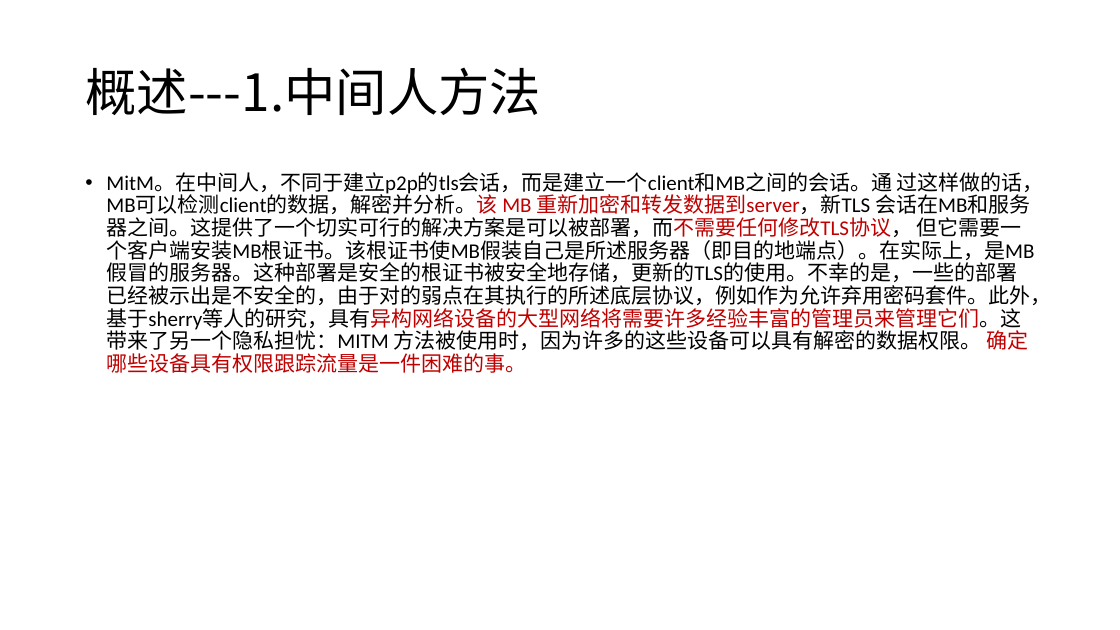
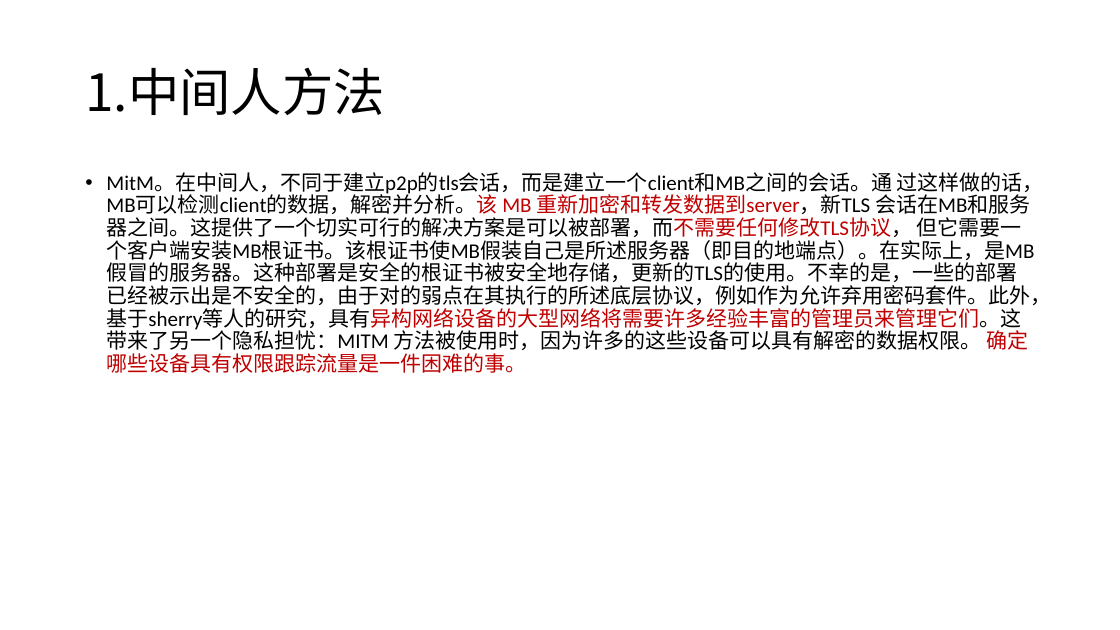
Before and after one commit to mikami-yua/security_papers, a slide deck: slide 5 of 深度包检测.pptx (slide 13 before the commit). Drawn at 1120x630 pixels with LibreOffice and Linux fonts; fonts in the diff are those of the drawing. Boxes give left, top, right and bottom in pixels: in the first picture for what was removed or moved away, otherwise in the second. Text is boxed around its words. In the diff, an @@ line names an element or a change of style, - is before the commit and + after.

```diff
--- a/深度包检测.pptx
+++ b/深度包检测.pptx
@@ title at [85, 68, 384, 115]: text changed @@
-概述---1.中间人方法
+1.中间人方法
```
Also in this commit, not shown: 32 other slides changed, 9 slides added, 8 slides removed, 19 other files.
